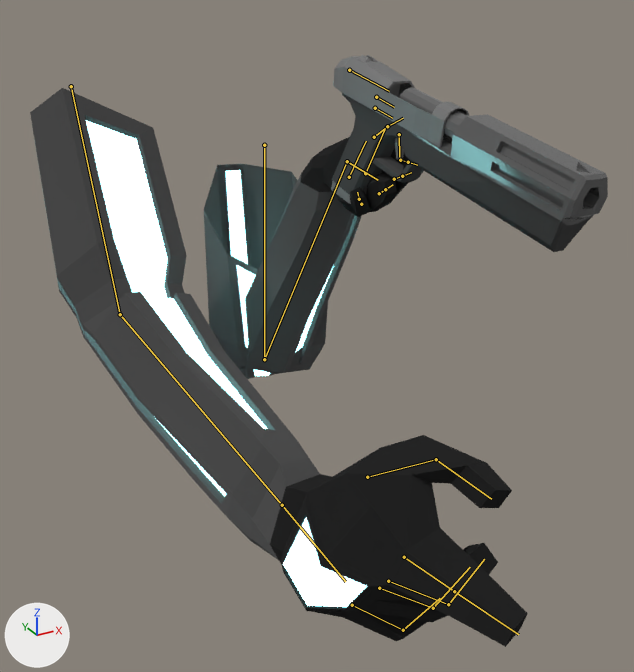
The Blender file Assets/weapons/10mm/auto10wArms.blend: old version first, new version second.
Before and after are seen from a 50 mm lens placed at (-18.4, -37.3, 4.4), pointed at (-3.9, -10.9, -8.8). Arrows for +X, +Y and +Z are at lower left; the lights stay in place. Both versions are drawn at frame 89 of the action 'ArmatureAction'; the numbers are the values there. The bones that bend it are drawn over the model as lines.

Objects in the first picture: 'Arms', 'gun'.
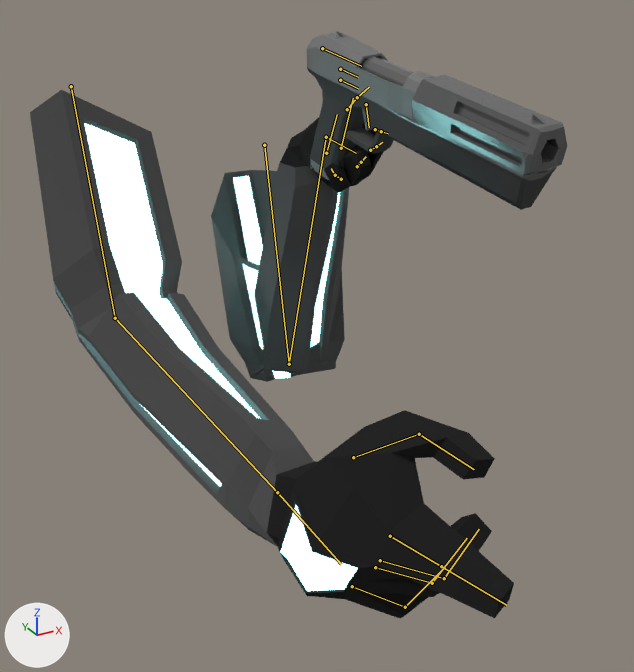
Changed parts and their boxes [x1, y1, x2, y2] in the pictures (634 x 672 px):
'Arms', posed
    before: [30, 88, 528, 647]
    after: [30, 90, 514, 618]
'gun', posed (9% shorter)
    before: [331, 55, 608, 252]
    after: [306, 31, 567, 210]
bone 'slide', root to tip
    before: (349, 70) to (389, 91)
    after: (322, 48) to (361, 66)

Patch to the scene script:
```diff
--- a/Assets/weapons/10mm/auto10wArms.blend.py
+++ b/Assets/weapons/10mm/auto10wArms.blend.py
@@ bone_slide @@
 bone_slide = bpy.data.objects['Armature'].pose.bones['slide']
-bone_slide.location = (0.0, -0.77, 0.0)
+bone_slide.location = (0.0, 0.0, 0.0)
@@ bone_handik_r @@
 bone_handik_r = bpy.data.objects['ViewmodelArmature'].pose.bones['HandIK.R']  # child of 'root'
-bone_handik_r.location = (0.01, -1.33, 0.62)
-bone_handik_r.rotation_quaternion = (0.928, 0.37, -0.03, -0.04)  # degrees (44, -1, -6)
+bone_handik_r.location = (-0.06, -1.27, 0.57)
+bone_handik_r.rotation_quaternion = (0.905, 0.424, -0.004, -0.041)  # degrees (50, 2, -4)
```
